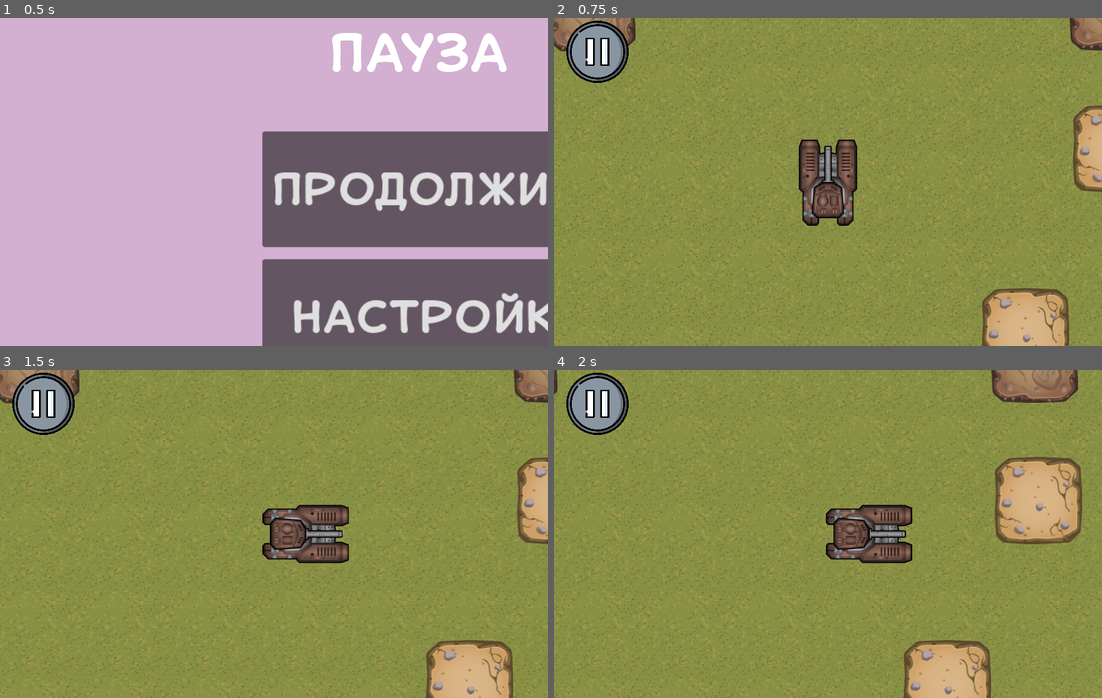
Above: before the commit, frames 1-4 (two rows, left to right).
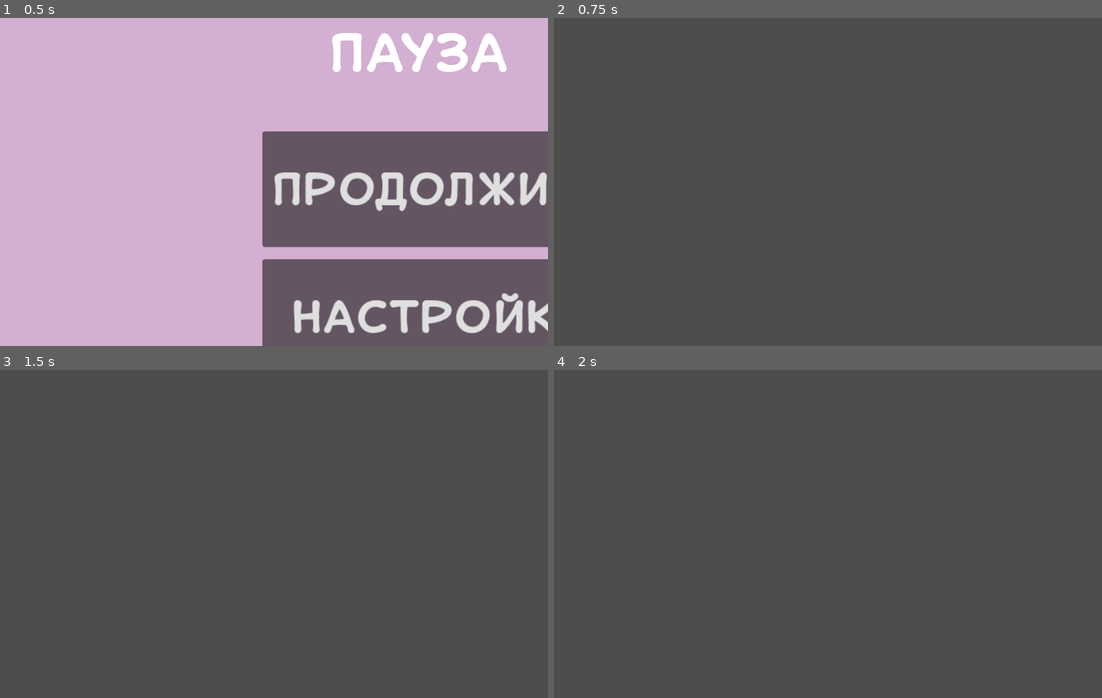
Above: after the commit, the same moments.

Repository: top-it-090304/Selyavi
Game: Godot game, scene res://scenes/MenuScenes/PauseScreen.tscn
Two runs of this game, one before a commit and one after it. Both use one fixed random seed, a clock stepped at 60 frames per second and the inputs below. This scene is started directly instead of the project's main scene.
Inputs (mouse positions are in pixels of both pictures, inside the frame that each line leads up to):
- Up to frame 1 (0.5 s): no input
- Up to frame 2 (0.75 s): click "Продолжить" at 0.5 s
- Up to frame 3 (1.5 s): tap Enter at 1.25 s; move the mouse to (394, 517) at 1.27 s; hold D (move_right) from 1.28 s (still down); click (394, 517) at 1.35 s
- Up to frame 4 (2 s): keep holding D (move_right)

Frame 1 is identical in both runs. In frame 2, 99% of the frame differs, in the area x 0-100%, y 0-100%; in frame 3, 99%; in frame 4, 99%.

Commit message:
pausing now restarts the game instead of restarting it

Diff:
--- a/scripts/Field.gd
+++ b/scripts/Field.gd
@@ -25,4 +25,14 @@
 		_enemyBase.destroy()
 
 func _on_TouchScreenButton_pressed():
-	get_tree().change_scene_to_file("res://scenes/MenuScenes/PauseScreen.tscn")
+	if get_tree().paused:
+		return
+
+	get_tree().paused = true
+
+	# CanvasLayer гарантирует отрисовку поверх всего
+	var canvas_layer = CanvasLayer.new()
+	canvas_layer.process_mode = Node.PROCESS_MODE_ALWAYS
+	_currentPause = _pauseScene.instantiate()
+	canvas_layer.add_child(_currentPause)
+	add_child(canvas_layer)
--- a/scripts/MenuScripts/PauseScreen.gd
+++ b/scripts/MenuScripts/PauseScreen.gd
@@ -1,10 +1,17 @@
 extends Node2D
 
+func _ready():
+	# Убеждаемся, что сцена паузы обрабатывается всегда
+	process_mode = Node.PROCESS_MODE_ALWAYS
+
 func _on_ReturnToGameButton_pressed():
-	get_tree().change_scene_to_file("res://scenes/Field.tscn")
+	get_tree().paused = false
+	queue_free()
 
 func _on_ReturnToSettingsButton_pressed():
+	get_tree().paused = false
 	get_tree().change_scene_to_file("res://scenes/MenuScenes/Settings.tscn")
 
 func _on_ReturnToMenuButton_pressed():
+	get_tree().paused = false
 	get_tree().change_scene_to_file("res://scenes/MenuScenes/Menu.tscn")
